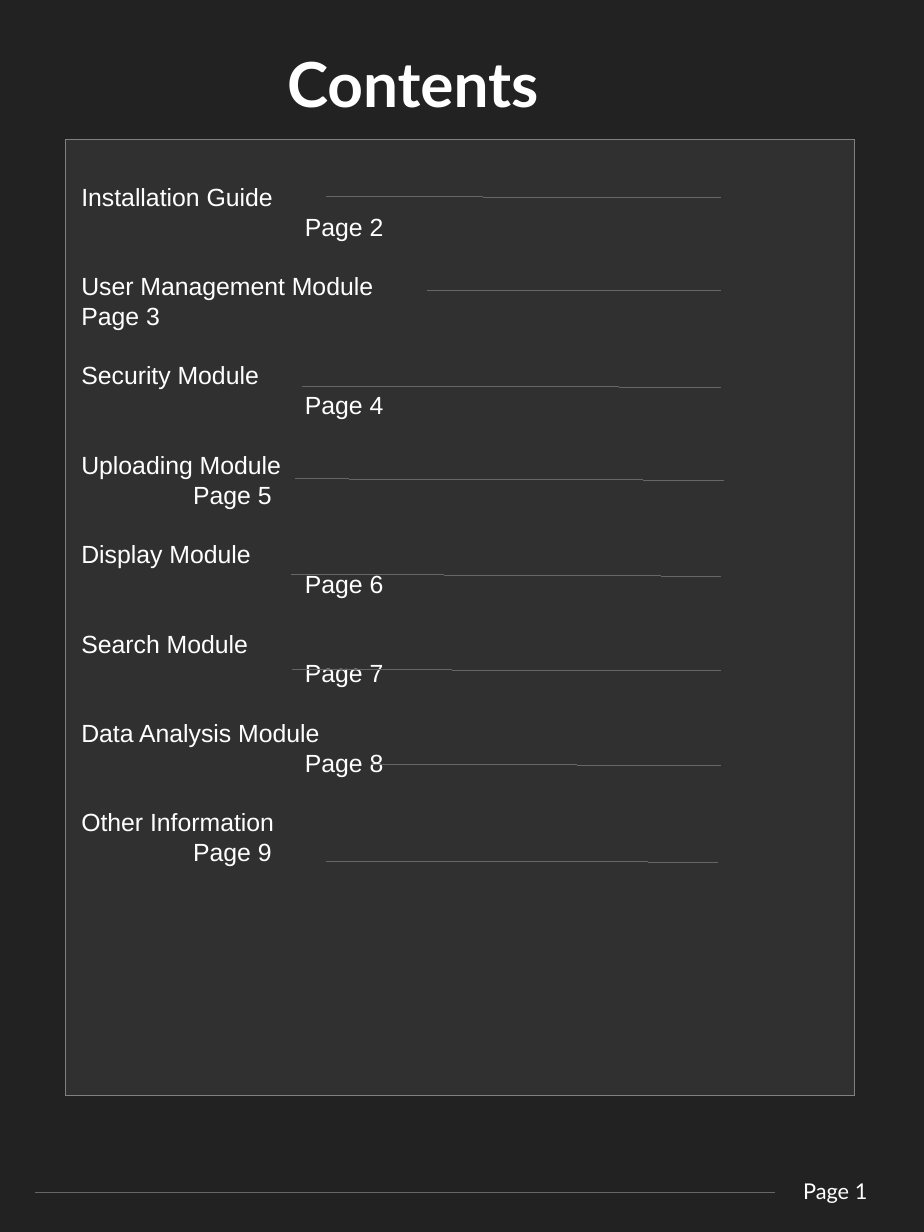
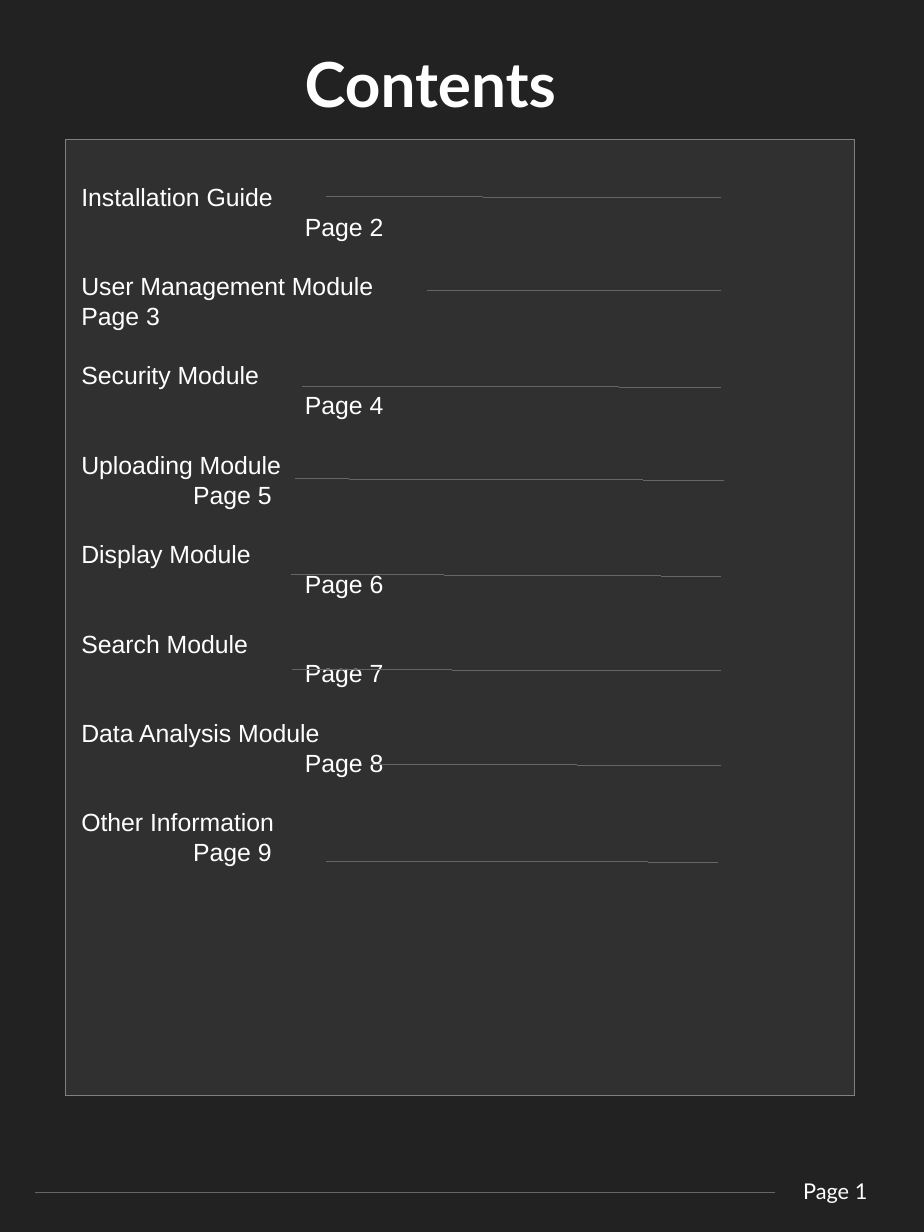
Before and after one commit to Tamarabyte/database391, a slide deck: slide 2 of projectUserDocumentation.odp. Drawn at 924x1232 pixels with LibreOffice and Linux fonts; fonts in the diff are those of the drawing. Boxes give left, top, right and bottom in pixels: in the first picture for what was removed or moved away, otherwise in the second. Text is boxed around its words. In the diff, an @@ line names an element or a change of style, - is before the commit and + after.

```diff
--- a/projectUserDocumentation.odp
+++ b/projectUserDocumentation.odp
@@ text "Contents" moved from (x1=287, y1=61, x2=538, y2=108) to (x1=305, y1=61, x2=556, y2=108) @@
```
Also in this commit, not shown: 2 other slides changed, 1 other file.
